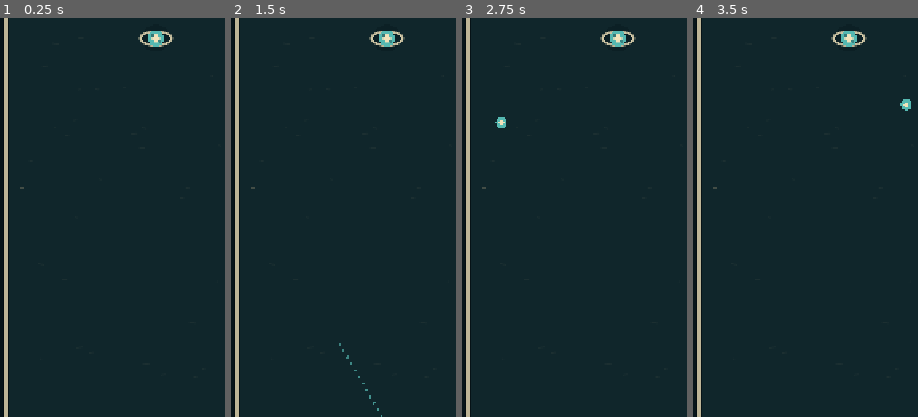
Above: before the commit, frames 1-4 (left to right).
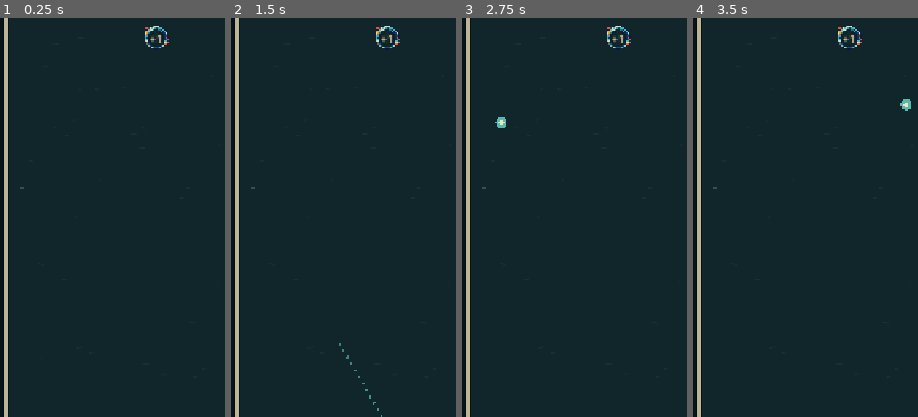
Above: after the commit, the same moments.

Repository: dfagaras/ryko-game
Game: Godot game, scene res://scenes/main.tscn
The game is run twice, just before and just after one commit, with the same random seed, the same clock (stepped at 60 frames per second) and the same inputs.
Inputs (mouse positions are % of the whole screen's width and height, from its top left):
- Up to frame 1 (0.25 s): no input
- Up to frame 2 (1.5 s): tap Enter at 0.5 s; move the mouse to (72, 45) at 0.52 s; click (72, 45) at 0.67 s; tap Space at 1.25 s; drag from (30, 55) to (45, 70) at 1.27 s
- Up to frame 3 (2.75 s): move the mouse to (60, 28) at 2.02 s; click (60, 28) at 2.17 s
- Up to frame 4 (3.5 s): drag from (45, 70) to (20, 35) at 2.77 s
The pictures show only the part of the screen within x 3-53%, y 22-72%; the shares and areas given below are measured in that part.

The runs differ from the first frame. In frame 1, 0.6% of the frame differs, in the area x 61-78%, y 2-9%; in frame 2, 0.6%; in frame 3, 0.6%; in frame 4, 0.6%.

Commit message:
feat: add paper-drawn block and power artwork

Diff:
--- a/scripts/main.gd
+++ b/scripts/main.gd
@@ -85,6 +85,17 @@
 const PAPER_FIBER := Color("#b9a984")
 const PAPER_SHADOW := Color("#020b0e")
 
+# Full-cell paper illustrations. Geometry, collision borders and HP text remain
+# code-driven so the artwork can never alter gameplay alignment or readability.
+const ICON_BLOCK_DENSE: Texture2D = preload("res://assets/icons/block_dense.png")
+const ICON_BLOCK_REGENERATIVE: Texture2D = preload("res://assets/icons/block_regenerative.png")
+const ICON_BLOCK_PHASE: Texture2D = preload("res://assets/icons/block_phase.png")
+const ICON_BLOCK_BLACK_HOLE: Texture2D = preload("res://assets/icons/block_black_hole.png")
+const ICON_POWER_PLUS_ONE: Texture2D = preload("res://assets/icons/power_plus_one.png")
+const ICON_POWER_ION: Texture2D = preload("res://assets/icons/power_ion.png")
+const ICON_POWER_GHOST: Texture2D = preload("res://assets/icons/power_ghost.png")
+const ICON_POWER_SUPERNOVA: Texture2D = preload("res://assets/icons/power_supernova.png")
+
 @export var fixed_generation_seed: int = 0
 
 var state := TurnState.AIMING
@@ -256,11 +267,11 @@
 	if not black_hole_candidates.is_empty() and rng.randf() < _black_hole_block_spawn_chance():
 		black_hole_index = black_hole_candidates[rng.randi_range(0, black_hole_candidates.size() - 1)]
 
-	# Phase blocks may use either base shape, but cannot overlap another special
-	# variant. They spawn active and alternate on every later row descent.
+	# Every powered block is square-only. Triangles deliberately remain normal
+	# blocks, which keeps their silhouette and HP placement completely clean.
 	var phase_index := -1
 	var phase_candidates: Array[int] = []
-	for index in range(block_count):
+	for index in square_indices:
 		if index != dense_index and index != regenerative_index and index != black_hole_index:
 			phase_candidates.append(index)
 	if not phase_candidates.is_empty() and rng.randf() < _phase_block_spawn_chance():
@@ -1446,24 +1457,14 @@
 				true
 			)
 			if is_dense:
-				var inner_border := rect.grow(-(BLOCK_OUTLINE_WIDTH + 7.0))
-				draw_rect(inner_border, Color(CREAM, 0.72), false, 2.5, true)
-				var twin_center := center + Vector2(0.0, -21.0)
-				_draw_ellipse(twin_center, Vector2(27.0, 10.0), Color(CREAM, 0.72), 2.0, 28)
-				draw_line(twin_center + Vector2(-8.0, 0.0), twin_center + Vector2(8.0, 0.0), Color(CREAM, 0.58), 2.0, true)
-				for core_offset in [-13.0, 13.0]:
-					draw_circle(twin_center + Vector2(core_offset, 0.0), 7.0, AQUA)
-					draw_circle(twin_center + Vector2(core_offset, 0.0), 2.5, CREAM)
-				label_center.y += 15.0
+				_draw_cell_texture(ICON_BLOCK_DENSE, rect, 0.88)
 			elif is_regenerative:
-				_draw_regeneration_orbit(center, Color(CREAM, 0.68))
+				_draw_cell_texture(ICON_BLOCK_REGENERATIVE, rect, 0.86)
 			elif is_black_hole:
-				draw_arc(center, 25.0, -PI * 0.10, PI * 1.38, 28, Color(CORAL, 0.72), 3.0, true)
-				draw_arc(center, 17.0, PI * 0.48, PI * 1.92, 24, Color(VOID_PURPLE, 0.88), 3.0, true)
+				_draw_cell_texture(ICON_BLOCK_BLACK_HOLE, rect, 0.84)
 				_draw_black_hole_sides(rect, item.get("absorbing_sides", []))
 			elif is_phase:
-				_draw_phase_emblem(center + Vector2(0.0, -21.0), phase_alpha)
-				label_center.y += 13.0
+				_draw_cell_texture(ICON_BLOCK_PHASE, rect, 0.78 * phase_alpha)
 		else:
 			var local_points := _triangle_local_points(String(item["orientation"]))
 			var points := PackedVector2Array()
@@ -1477,20 +1478,19 @@
 			var inner_points := PackedVector2Array()
 			for point in inner_local_points:
 				inner_points.append(center + point)
-			var triangle_border := Color(PHASE_BLUE, phase_alpha) if is_phase else CORAL
+			var triangle_border := CORAL
 			triangle_border = triangle_border.lerp(CREAM, hit_flash_ratio)
 			var triangle_fill := PANEL.lerp(triangle_border, 0.18)
-			if is_phase and not phase_active:
-				triangle_fill = PLAYFIELD_BG.lerp(PHASE_BLUE, 0.08)
 			draw_colored_polygon(points, triangle_border)
 			draw_colored_polygon(
 				inner_points,
 				triangle_fill.lerp(CREAM, hit_flash_ratio * 0.32)
 			)
-			if is_phase:
-				_draw_phase_emblem(label_center + Vector2(0.0, -17.0), phase_alpha, 0.72)
-				label_center.y += 8.0
 		_draw_centered_label(hp, label_center, 24, label_color)
+
+
+func _draw_cell_texture(texture: Texture2D, rect: Rect2, alpha: float = 1.0) -> void:
+	draw_texture_rect(texture, rect, false, Color(1.0, 1.0, 1.0, alpha))
 
 
 func _draw_black_hole_sides(rect: Rect2, absorbing_sides: Array) -> void:
@@ -1589,54 +1589,32 @@
 		if bool(pickup["collected"]):
 			continue
 		var center: Vector2 = pickup["position"]
-		draw_circle(center, PICKUP_RADIUS + 3.0, Color(PANEL, 0.92))
-		_draw_ellipse(center, Vector2(25.0, 11.0), Color(CREAM, 0.76), 2.5, 30)
-		draw_circle(center, 13.0, AQUA)
-		draw_circle(center + Vector2(-5.0, -5.0), 2.0, Color(PANEL, 0.42))
-		draw_circle(center + Vector2(6.0, 5.0), 2.5, Color(PANEL, 0.34))
-		draw_line(center + Vector2(-6.0, 0.0), center + Vector2(6.0, 0.0), CREAM, 3.5, true)
-		draw_line(center + Vector2(0.0, -6.0), center + Vector2(0.0, 6.0), CREAM, 3.5, true)
+		var icon_rect := Rect2(center - Vector2(26.0, 26.0), Vector2(52.0, 52.0))
+		_draw_cell_texture(ICON_POWER_PLUS_ONE, icon_rect, 0.90)
+		# The exact text stays code-rendered; generated art never controls gameplay copy.
+		draw_circle(center, 14.0, Color(PANEL, 0.96))
+		_draw_centered_label("+1", center, 17, CREAM)
 
 
 func _draw_ion_powers() -> void:
 	for power in ion_powers:
 		var center: Vector2 = power["position"]
-		var color := CORAL if bool(power["activated"]) else ION_BLUE
 		var orientation := String(power["orientation"])
-		draw_circle(center, ION_BEAM_RADIUS + 2.0, Color(PANEL, 0.94))
-		draw_arc(center, 18.0, -PI * 0.42, PI * 0.42, 16, Color(CREAM, 0.72), 2.5, true)
-		draw_arc(center, 18.0, PI * 0.58, PI * 1.42, 16, Color(CREAM, 0.72), 2.5, true)
-		draw_circle(center, 8.0, Color(PHASE_BLUE, 0.72))
-		var beam_direction := Vector2.DOWN if orientation == "vertical" else Vector2.RIGHT
-		var beam_side := beam_direction.rotated(PI * 0.5)
-		draw_line(center - beam_direction * 24.0, center + beam_direction * 24.0, Color(PANEL, 0.96), 8.0, true)
-		draw_line(center - beam_direction * 24.0, center + beam_direction * 24.0, color, 4.0, true)
-		for sign_value: float in [-1.0, 1.0]:
-			var tip: Vector2 = center + beam_direction * 27.0 * sign_value
-			var backward: Vector2 = -beam_direction * sign_value
-			draw_colored_polygon(PackedVector2Array([
-				tip,
-				tip + backward * 8.0 + beam_side * 5.0,
-				tip + backward * 8.0 - beam_side * 5.0
-			]), color)
-		draw_circle(center, 3.5, CREAM)
+		var alpha := 0.48 if bool(power["activated"]) else 0.90
+		draw_set_transform(center, PI * 0.5 if orientation == "vertical" else 0.0, Vector2.ONE)
+		_draw_cell_texture(ICON_POWER_ION, Rect2(Vector2(-26.0, -26.0), Vector2(52.0, 52.0)), alpha)
+		draw_set_transform(Vector2.ZERO, 0.0, Vector2.ONE)
 
 
 func _draw_ghost_cores() -> void:
 	for core in ghost_cores:
 		var center: Vector2 = core["position"]
-		var color := Color(CORAL, 0.82) if bool(core["activated"]) else GHOST_PURPLE
-		draw_circle(center, GHOST_CORE_RADIUS + 2.0, Color(PANEL, 0.92))
-		# Two concentric broken rings with opposite openings read as a deliberate
-		# portal; sharing the exact center prevents a false misalignment.
-		draw_arc(center, 17.0, -PI * 0.82, PI * 0.28, 22, color, 3.5, true)
-		draw_arc(center, 11.0, PI * 0.18, PI * 1.24, 18, Color(CREAM, 0.82), 2.5, true)
-		draw_colored_polygon(PackedVector2Array([
-			center + Vector2(0.0, -6.0),
-			center + Vector2(6.0, 0.0),
-			center + Vector2(0.0, 6.0),
-			center + Vector2(-6.0, 0.0)
-		]), Color(AQUA, 0.84))
+		var alpha := 0.48 if bool(core["activated"]) else 0.90
+		_draw_cell_texture(
+			ICON_POWER_GHOST,
+			Rect2(center - Vector2(26.0, 26.0), Vector2(52.0, 52.0)),
+			alpha
+		)
 
 
 func _draw_supernova_cores() -> void:
@@ -1644,18 +1622,12 @@
 	for core in supernova_cores:
 		var center: Vector2 = core["position"]
 		var is_exhausted := remaining <= 0
-		var core_color := Color(MUTED, 0.72) if is_exhausted else NOVA_RED
-		draw_circle(center, SUPERNOVA_CORE_RADIUS + 2.0, Color(PANEL, 0.94))
-		draw_arc(center, 21.0, -PI * 0.40, PI * 0.38, 18, NOVA_ORANGE if not is_exhausted else MUTED, 2.5, true)
-		draw_arc(center, 21.0, PI * 0.60, PI * 1.38, 18, NOVA_ORANGE if not is_exhausted else MUTED, 2.5, true)
-
-		var star_points := PackedVector2Array()
-		for index in range(16):
-			var angle := -PI * 0.5 + TAU * float(index) / 16.0
-			var radius := 15.0 if index % 2 == 0 else 7.0
-			star_points.append(center + Vector2(cos(angle), sin(angle)) * radius)
-		draw_colored_polygon(star_points, core_color)
-		draw_circle(center, 8.0, Color(NOVA_ORANGE, 0.92) if not is_exhausted else Color(MUTED, 0.82))
+		_draw_cell_texture(
+			ICON_POWER_SUPERNOVA,
+			Rect2(center - Vector2(26.0, 26.0), Vector2(52.0, 52.0)),
+			0.44 if is_exhausted else 0.92
+		)
+		draw_circle(center, 11.0, Color(PANEL, 0.96))
 		_draw_centered_label(str(remaining), center, 12, CREAM)
 
 		var pulse_progress := clampf(
Binary file added: assets/icons/block_black_hole.png
Binary file added: assets/icons/block_dense.png
Binary file added: assets/icons/block_phase.png
Binary file added: assets/icons/block_regenerative.png
Binary file added: assets/icons/power_ghost.png
Binary file added: assets/icons/power_ion.png
Binary file added: assets/icons/power_plus_one.png
Binary file added: assets/icons/power_supernova.png
